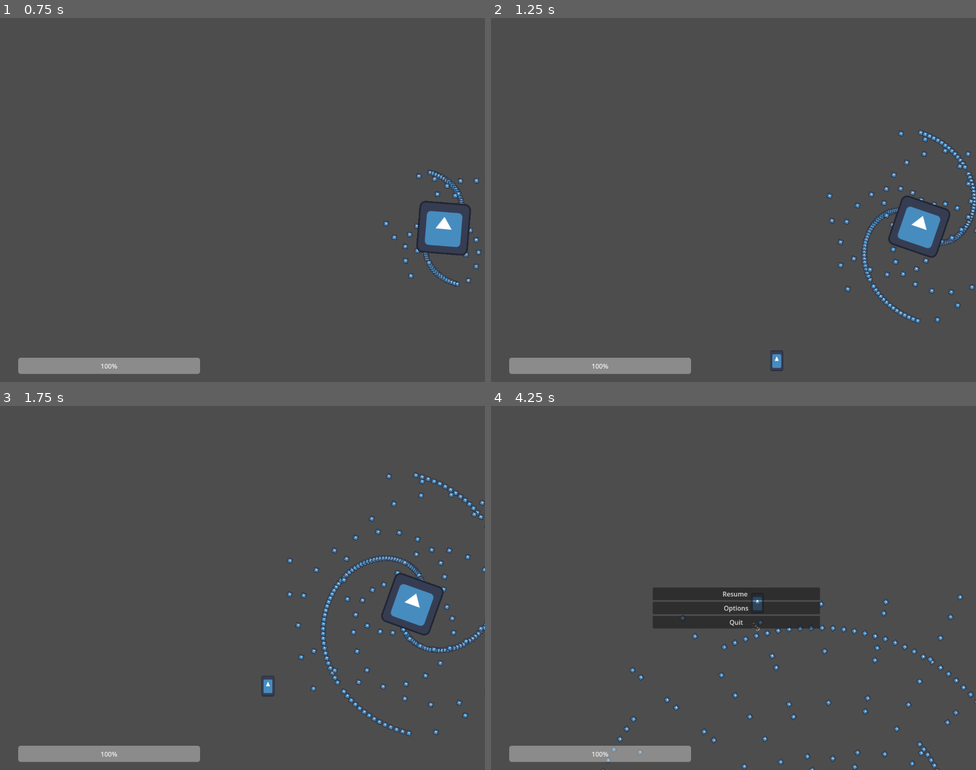
Above: before the commit, frames 1-4 (two rows, left to right).
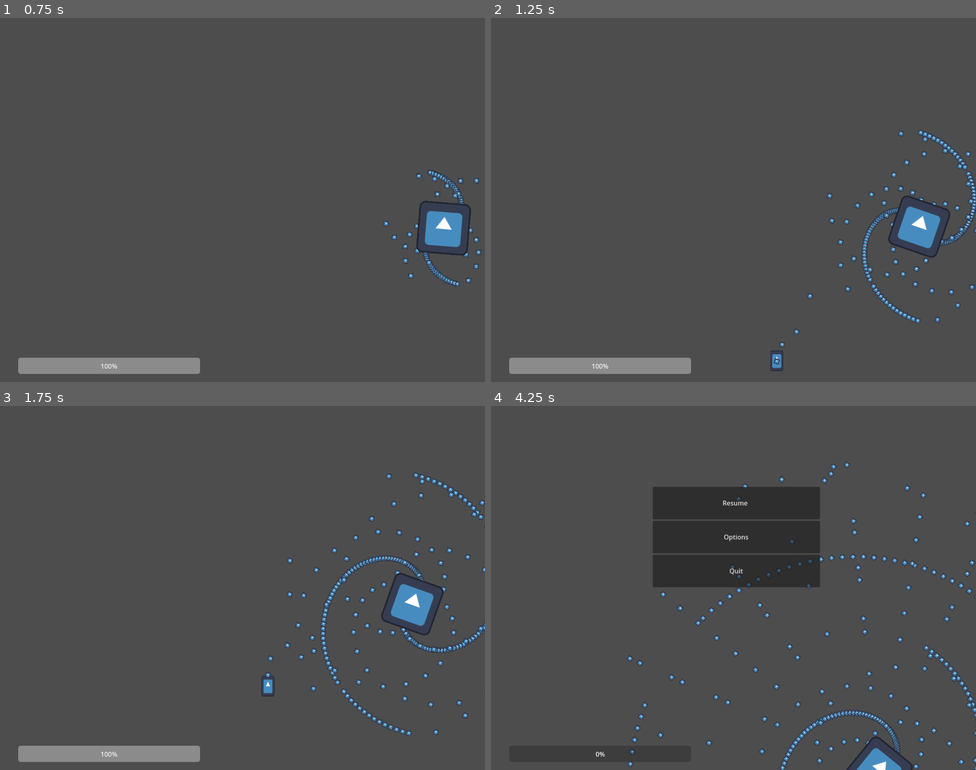
Above: after the commit, the same moments.

Repository: AustereTriceratops/BulletHellEngine
Game: Godot game, scene res://levels/level.tscn
The game is run twice, just before and just after one commit, with the same random seed, the same clock (stepped at 60 frames per second) and the same inputs. The engine's default icon, where the game draws it, is replaced by a stand-in: a white triangle on a blue panel in a dark square.
Inputs (mouse positions are in pixels of both pictures, inside the frame that each line leads up to):
- Up to frame 1 (0.75 s): move the mouse to (266, 200) at 0.52 s; hold W (player_up) from 0.53 s (still down); hold Q (look_left) from 0.53 s (still down)
- Up to frame 2 (1.25 s): keep holding W (player_up); keep holding Q (look_left)
- Up to frame 3 (1.75 s): keep holding W (player_up); move the mouse to (218, 588) at 1.27 s; release Q (look_left) at 1.28 s; tap E (look_right) at 1.35 s
- Up to frame 4 (4.25 s): keep holding W (player_up); move the mouse to (743, 580) at 2.02 s; hold Q (look_left) 2.03-2.78 s; move the mouse to (728, 595) at 2.77 s; tap E (look_right) at 2.85 s; move the mouse to (767, 591) at 3.52 s; hold Q (look_left) from 3.53 s (still down); tap Escape (pause) at 4.15 s

Frame 1 is identical in both runs. In frame 2, less than 0.1% of the frame differs, in the area x 58-67%, y 75-96%; in frame 3, less than 0.1%; in frame 4, 17%, in the area x 3-100%, y 15-100%.

Commit message:
player shoots bullets and can damage enemies

Diff:
--- /dev/null
+++ b/bullets/PlayerBullet.gd
@@ -0,0 +1,20 @@
+extends RigidBody2D
+
+@export var particles: PackedScene
+
+var speed = 400;
+
+# ========================
+# ==== CUSTOM METHODS ====
+# ========================
+
+func initialize(startPosition: Vector2, direction: Vector2):
+	position = startPosition
+	set_linear_velocity(speed * direction)
+
+# ========================
+# ===== NODE METHODS =====
+# ========================
+
+func _on_despawn_timer_timeout():
+	queue_free()
--- /dev/null
+++ b/bullets/PlayerBullet.tscn
@@ -0,0 +1,26 @@
+[gd_scene load_steps=4 format=3 uid="uid://cmkw6tmryhrua"]
+
+[ext_resource type="Script" path="res://bullets/PlayerBullet.gd" id="1_3eyid"]
+[ext_resource type="Texture2D" uid="uid://phncr5l0b23n" path="res://icon.svg" id="2_mst7a"]
+
+[sub_resource type="CircleShape2D" id="CircleShape2D_xcc6l"]
+
+[node name="PlayerBullet" type="RigidBody2D" groups=["player_bullets"]]
+collision_layer = 4
+collision_mask = 8
+gravity_scale = 2.66454e-15
+script = ExtResource("1_3eyid")
+
+[node name="DespawnTimer" type="Timer" parent="."]
+wait_time = 5.0
+autostart = true
+
+[node name="Sprite2D" type="Sprite2D" parent="."]
+scale = Vector2(0.1, 0.1)
+texture = ExtResource("2_mst7a")
+
+[node name="CollisionShape2D" type="CollisionShape2D" parent="."]
+scale = Vector2(0.5, 0.5)
+shape = SubResource("CircleShape2D_xcc6l")
+
+[connection signal="timeout" from="DespawnTimer" to="." method="_on_despawn_timer_timeout"]
--- a/enemies/Enemy.tscn
+++ b/enemies/Enemy.tscn
@@ -1,10 +1,12 @@
-[gd_scene load_steps=4 format=3 uid="uid://dfqgq1n7nw5ty"]
+[gd_scene load_steps=5 format=3 uid="uid://dfqgq1n7nw5ty"]
 
 [ext_resource type="Script" path="res://enemies/enemy.gd" id="1_wgctk"]
 [ext_resource type="Texture2D" uid="uid://phncr5l0b23n" path="res://icon.svg" id="2_ai0no"]
 
 [sub_resource type="RectangleShape2D" id="RectangleShape2D_77ouy"]
 size = Vector2(20, 12)
+
+[sub_resource type="CircleShape2D" id="CircleShape2D_v2xmv"]
 
 [node name="Enemy" type="CharacterBody2D"]
 collision_layer = 0
@@ -16,3 +18,13 @@
 
 [node name="Sprite2D" type="Sprite2D" parent="."]
 texture = ExtResource("2_ai0no")
+
+[node name="Hitbox" type="Area2D" parent="."]
+collision_layer = 0
+collision_mask = 4
+
+[node name="CollisionShape2D" type="CollisionShape2D" parent="Hitbox"]
+scale = Vector2(7, 7)
+shape = SubResource("CircleShape2D_v2xmv")
+
+[connection signal="body_entered" from="Hitbox" to="." method="_on_area_2d_body_entered"]
--- a/enemies/enemy.gd
+++ b/enemies/enemy.gd
@@ -9,10 +9,18 @@
 var amp = 50.0 # amplitude
 var anchorPosition: Vector2
 var T = 2.4
+var health = 10
 
 # ========================
 # ==== CUSTOM METHODS ====
 # ========================
+
+func damage(amt):
+	health -= amt
+
+	if health <= 0:
+		print('enemy died')
+		queue_free()
 
 func initialize(startPosition: Vector2):
 	anchorPosition = startPosition
@@ -60,3 +68,15 @@
 		t = Math.modulo_float(t, T)
 
 	#position = Vector2(anchorPosition.x + amp*sin(t * 2*PI/T), anchorPosition.y)
+
+func _on_area_2d_body_entered(body):
+	if body.is_in_group("player_bullets"):
+#		var particles = body.particles.instantiate();
+#
+#		var direction = -1 * body.linear_velocity.normalized()
+#		particles.initialize(body.position, direction)
+#		particlesNode.add_child(particles);
+#		particles.emitting=true;
+		body.queue_free()
+
+		damage(1)
--- a/levels/level.tscn
+++ b/levels/level.tscn
@@ -57,3 +57,5 @@
 
 [node name="InputManager" type="Node" parent="."]
 script = ExtResource("5_7xnl0")
+
+[node name="PlayerBullets" type="Node" parent="."]
--- a/player/Player.tscn
+++ b/player/Player.tscn
@@ -1,7 +1,8 @@
-[gd_scene load_steps=4 format=3 uid="uid://gnsp8mu4u6ch"]
+[gd_scene load_steps=5 format=3 uid="uid://gnsp8mu4u6ch"]
 
 [ext_resource type="Texture2D" uid="uid://phncr5l0b23n" path="res://icon.svg" id="1_eaysy"]
 [ext_resource type="Script" path="res://player/player.gd" id="1_xof36"]
+[ext_resource type="PackedScene" uid="uid://cmkw6tmryhrua" path="res://bullets/PlayerBullet.tscn" id="2_u5p1p"]
 
 [sub_resource type="CircleShape2D" id="CircleShape2D_kambq"]
 radius = 14.8661
@@ -9,6 +10,7 @@
 [node name="Player" type="Area2D"]
 collision_mask = 2
 script = ExtResource("1_xof36")
+bulletScene = ExtResource("2_u5p1p")
 
 [node name="Sprite" type="Sprite2D" parent="."]
 scale = Vector2(0.25, 0.4)
@@ -17,4 +19,9 @@
 [node name="CollisionShape2D" type="CollisionShape2D" parent="."]
 shape = SubResource("CircleShape2D_kambq")
 
+[node name="Timer" type="Timer" parent="."]
+wait_time = 0.3
+autostart = true
+
 [connection signal="body_entered" from="." to="." method="_on_body_entered"]
+[connection signal="timeout" from="Timer" to="." method="_on_timer_timeout"]
--- a/player/player.gd
+++ b/player/player.gd
@@ -3,6 +3,9 @@
 signal damaged(health)
 signal moved(position: Vector2)
 signal rotated(rotation: float)
+
+@export var bulletScene: PackedScene
+@onready var bulletNode = get_tree().get_root().get_node("Level").get_node("PlayerBullets")
 
 var particlesNode: Node
 var cameraNode: Camera2D
@@ -10,19 +13,26 @@
 var speed = 250
 var health = 100
 var rotationSpeed = 0.5
-var invincible = true
+var invincible = false
 
 # ========================
 # ==== CUSTOM METHODS ====
 # ========================
 
-func damage():
-	health -= 10
+func damage(amt):
+	health -= amt
 	damaged.emit(health)
 
 	if health <= 0:
 		print('died')
 		queue_free()
+
+func spawn_bullet():
+	var bullet = bulletScene.instantiate()
+	bulletNode.add_child(bullet)
+
+	bullet.initialize(position, -global_transform.y)
+
 
 func handle_mouse_input(event):
 	if event is InputEventMouseMotion:
@@ -110,4 +120,8 @@
 		particles.emitting=true;
 		body.queue_free()
 
-		if !invincible: damage()
+		if !invincible: damage(10)
+
+
+func _on_timer_timeout():
+	spawn_bullet()
--- a/project.godot
+++ b/project.godot
@@ -75,6 +75,8 @@
 
 2d_physics/layer_1="Player"
 2d_physics/layer_2="Bullets"
+2d_physics/layer_3="PlayerBullets"
+2d_physics/layer_4="Enemy"
 
 [rendering]
 
--- a/ui/PauseMenu.tscn
+++ b/ui/PauseMenu.tscn
@@ -14,21 +14,27 @@
 [node name="VBoxContainer" type="VBoxContainer" parent="."]
 layout_mode = 2
 offset_left = 400.0
-offset_top = 336.0
+offset_top = 200.0
 offset_right = 814.0
-offset_bottom = 664.0
+offset_bottom = 448.0
 alignment = 1
 
 [node name="Resume" type="Button" parent="VBoxContainer"]
 layout_mode = 2
+size_flags_vertical = 7
+size_flags_stretch_ratio = 0.2
 text = "Resume "
 
 [node name="Options" type="Button" parent="VBoxContainer"]
 layout_mode = 2
+size_flags_vertical = 7
+size_flags_stretch_ratio = 0.2
 text = "Options"
 
 [node name="Quit" type="Button" parent="VBoxContainer"]
 layout_mode = 2
+size_flags_vertical = 7
+size_flags_stretch_ratio = 0.2
 text = "Quit"
 
 [connection signal="pressed" from="VBoxContainer/Resume" to="." method="_on_resume_pressed"]
